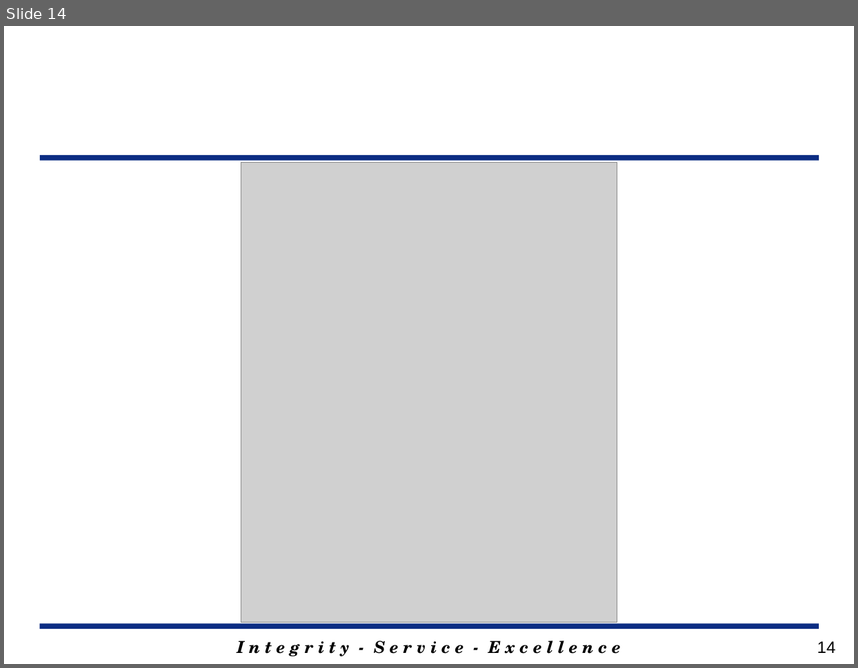
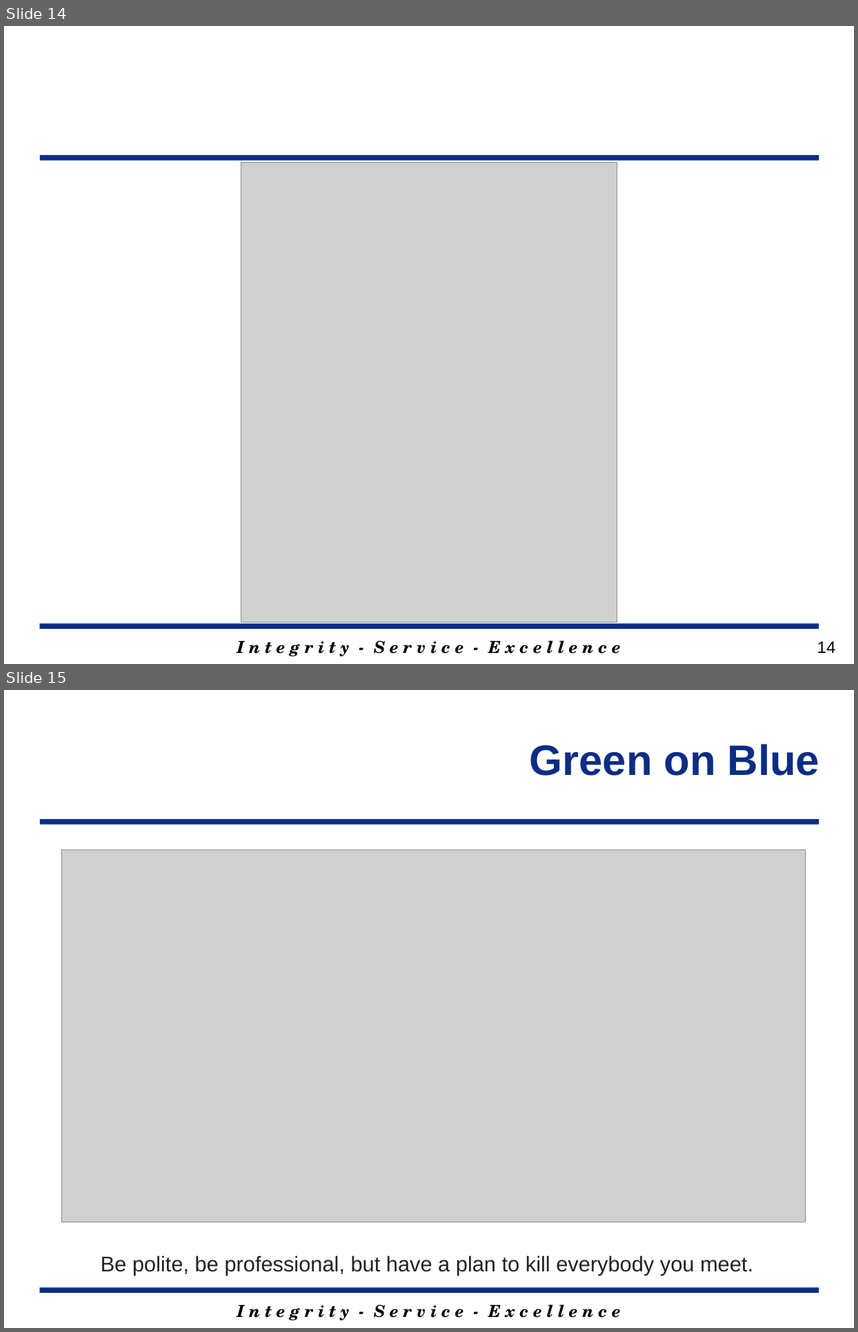
Before and after one commit to MarsUniversity/ECE382, a slide deck: source/lessons/lsn1/Lsn1.pptx. Shown one above the other, each under a label of ours: slide 14 before the commit, slides 14 and 15 after it. The pictures are 858x668 and 858x1332 pixels, drawn with LibreOffice and Linux fonts; fonts in the diff are those of the drawing; grey boxes stand for pictures; background and template pictures are left out. Boxes give left, top, right and bottom in pixels: in the first picture for what was removed or moved away, otherwise in the second. Text is boxed around its words. In the diff, an @@ line names an element or a change of style, - is before the commit and + after.

```diff
--- a/source/lessons/lsn1/Lsn1.pptx
+++ b/source/lessons/lsn1/Lsn1.pptx
@@ slide 15 added at bbox=[4, 690, 854, 1328], background #FFFFFF; not listed: 3 template elements that a slide beside it also shows @@
@@ title added at bbox=[530, 744, 820, 776], 36 pt, text #0C2D83, bold @@
+Green on Blue
@@ picture added at bbox=[62, 850, 806, 1222] @@
@@ text added at bbox=[101, 1255, 753, 1274], 18 pt, text #222222 @@
+Be polite, be professional, but have a plan to kill everybody you meet.
```
Also in this commit, not shown: 6 slides changed, 10 slides removed, 18 other files.
